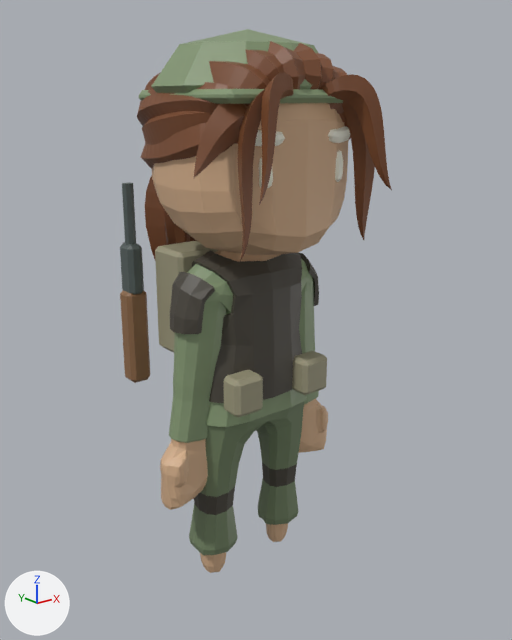
One commit to the Blender file SourceArt/Characters/RecruitRifle.blend: the scene before it, then after it.
Camera for both pictures: a camera (50 mm lens) standing at (-2.5, -3.19, 2.9) and looking at (0.06, 0.0, 1.62). Lighting does not change. The marker at lower left points along +X, +Y and +Z. The older version comes first.

Objects in the first picture: 'Ammunition pouch', 'Ammunition pouch.001', 'Body', 'Field pack', 'Helmet brim', 'Rifle receiver', 'Steel helmet', 'Wooden rifle stock' and 1 more.
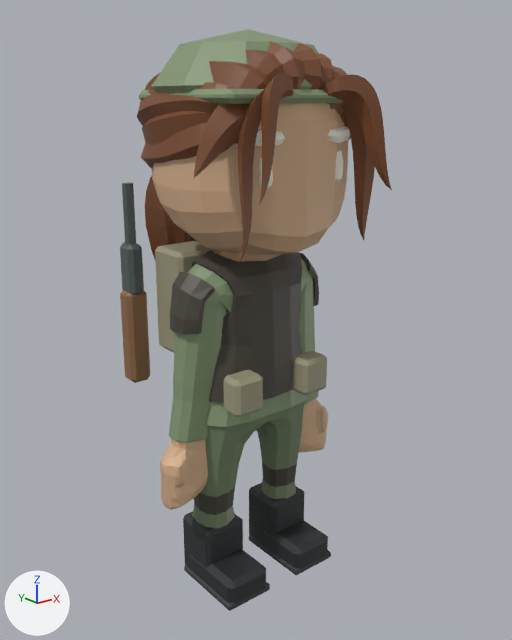
What differs and where, as boxes [x1, y1, x2, y2] in the pictures (512 x 640 px):
'Body', reshaped (7% taller): before [137, 41, 392, 573]; after [137, 41, 392, 611]
part 1 of me_cube_001, added: after [249, 483, 304, 537]
part 2 of me_cube_001, added: after [254, 520, 328, 569]
part 3 of me_cube_001, added: after [249, 535, 331, 575]
part 4 of me_cube_001, added: after [183, 511, 243, 568]
part 5 of me_cube_001, added: after [189, 550, 266, 604]
part 6 of me_cube_001, added: after [184, 565, 270, 611]
part 7 of me_cube_001, recoloured (beige): before [200, 523, 288, 573]
part 8 of me_cube_001, recoloured: before [189, 512, 298, 555]

Edits to the bpy script that builds the scene:
```text
Add mat_recruit_combatboots:
    mat_recruit_combatboots = principled_material('Recruit_CombatBoots')
    mat_recruit_combatboots.base_color = (0.025, 0.028, 0.03)  # dark grey #2c2f30
Add mat_recruit_bootsoles:
    mat_recruit_bootsoles = principled_material('Recruit_BootSoles')
    mat_recruit_bootsoles.base_color = (0.045, 0.048, 0.05)  # dark grey #3c3e3f
Change me_cube_001:
    used by ob_body; location = (0.0, 0.0, 0.0)
    remove me_cube_001.from_pydata(...)  # 3631 vertices, 3582 faces; spans x -0.65..0.65, y -0.66..0.76, z -0.02..3.19
    add me_cube_001.from_pydata(...)  # 3775 vertices, 3738 faces; spans x -0.65..0.65, y -0.66..0.76, z -0.02..3.19
    me_cube_001 part 1: a new loose piece of 24 vertices spanning x 0.12..0.41, y -0.11..0.18, z 0.0..0.38, in mat_recruit_combatboots (dark grey #2c2f30)
    me_cube_001 part 2: a new loose piece of 24 vertices spanning x 0.11..0.41, y -0.35..0.13, z -0.02..0.17, in mat_recruit_combatboots (dark grey #2c2f30)
    me_cube_001 part 3: a new loose piece of 24 vertices spanning x 0.1..0.42, y -0.35..0.15, z -0.02..0.03, in mat_recruit_bootsoles (dark grey #3c3e3f)
    me_cube_001 part 4: a new loose piece of 24 vertices spanning x -0.41..-0.12, y -0.11..0.18, z 0.0..0.38, in mat_recruit_combatboots (dark grey #2c2f30)
    me_cube_001 part 5: a new loose piece of 24 vertices spanning x -0.41..-0.11, y -0.35..0.13, z -0.02..0.17, in mat_recruit_combatboots (dark grey #2c2f30)
    me_cube_001 part 6: a new loose piece of 24 vertices spanning x -0.42..-0.1, y -0.35..0.15, z -0.02..0.03, in mat_recruit_bootsoles (dark grey #3c3e3f)
    me_cube_001 part 7: 64 faces spanning x -0.35..0.35, y -0.04..0.12, z -0.02..0.17 switch from mat_recruit_rifle_skin (beige #d4af8b) to mat_recruit_leather (dark grey #48443a)
    me_cube_001 part 8: 48 faces spanning x -0.4..0.4, y -0.11..0.18, z 0.17..0.24 switch from mat_recruit_rifle_trousers (greyish green #708061) to mat_recruit_leather (dark grey #48443a)
    add me_cube_001.materials.append(mat_recruit_combatboots)  # dark grey #2c2f30
    add me_cube_001.materials.append(mat_recruit_bootsoles)  # dark grey #3c3e3f
```
